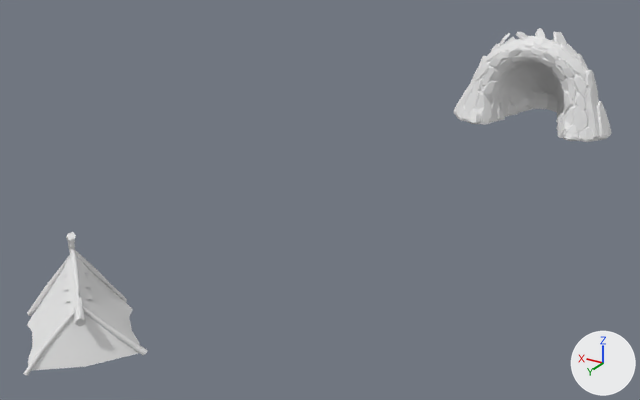
One commit to the OBJ model Resources/Scenes/GameWorld/Meshes/camp.obj: the scene before it, then after it.
The view is the same before and after, from a camera (50 mm lens) standing at (34.8, 122.0, 41.7) and looking at (83.6, 40.6, 1.0). Every picture has the same lights, and +X, +Y and +Z are marked at lower right. Where no turn or scale is listed for an object, it has been applied to the vertices. Vertices at the same position are counted once.

Before the edit, the objects in view are built like this:
```python
me_camp = bpy.data.meshes.new('camp')
me_camp.from_pydata(...)  # 1238 vertices, 2318 faces; spans x 61.2..94.7, y -13.4..81.9, z -0.5..13.9
ob_camp = bpy.data.objects.new('camp', me_camp)
ob_camp.location = (0.0, 0.0, 0.0)
```
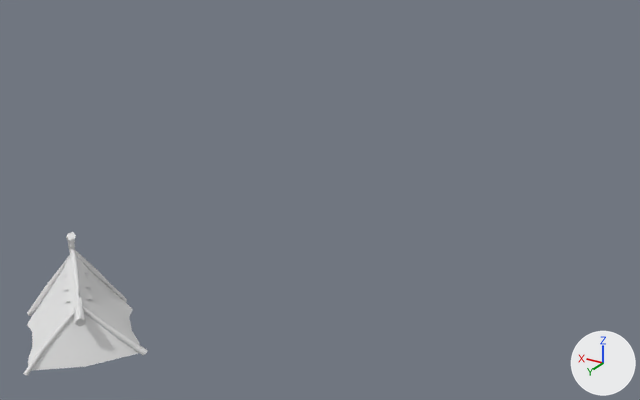
Location of each change, (x1, y1, x2, y2) in pixels of the pictures (640 x 400 px):
'camp', reshaped (79% narrower, 58% shorter): before (23, 28, 611, 376); after (23, 232, 148, 376)
part 1 of me_camp, deleted: before (454, 36, 611, 142)
part 2 of me_camp, deleted: before (499, 33, 510, 45)
part 3 of me_camp, deleted: before (553, 32, 567, 45)
part 4 of me_camp, deleted: before (535, 28, 545, 37)
part 5 of me_camp, deleted: before (516, 32, 528, 40)

The change, as a list of edits to the scene's bpy script:
```text
Change me_camp:
    where me_camp.from_pydata(...)  # 1238 vertices, 2318 faces; spans x 61.2..94.7, y -13.4..81.9, z -0.5..13.9
    used by ob_camp; location = (0.0, 0.0, 0.0)
    me_camp part 1: the loose piece of 893 vertices spanning x 61.2..84.9, y -13.4..2.2, z -0.2..13.0 is deleted
    me_camp part 2: the loose piece of 17 vertices spanning x 77.5..79.2, y -4.4..-2.7, z 10.4..12.7 is deleted
    me_camp part 3: the loose piece of 14 vertices spanning x 69.2..71.2, y -4.5..-2.1, z 11.8..13.8 is deleted
    me_camp part 4: the loose piece of 14 vertices spanning x 72.0..73.8, y -4.3..-2.6, z 12.5..13.9 is deleted
    me_camp part 5: the loose piece of 13 vertices spanning x 74.5..76.3, y -3.6..-2.1, z 12.0..13.3 is deleted
```
